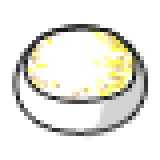
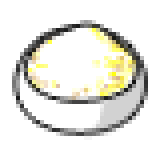
Revision of a layered 160 × 160 image; what changed, layer by layer:
painted on "Фигура 3" over left=24, top=24, right=136, bottom=100
